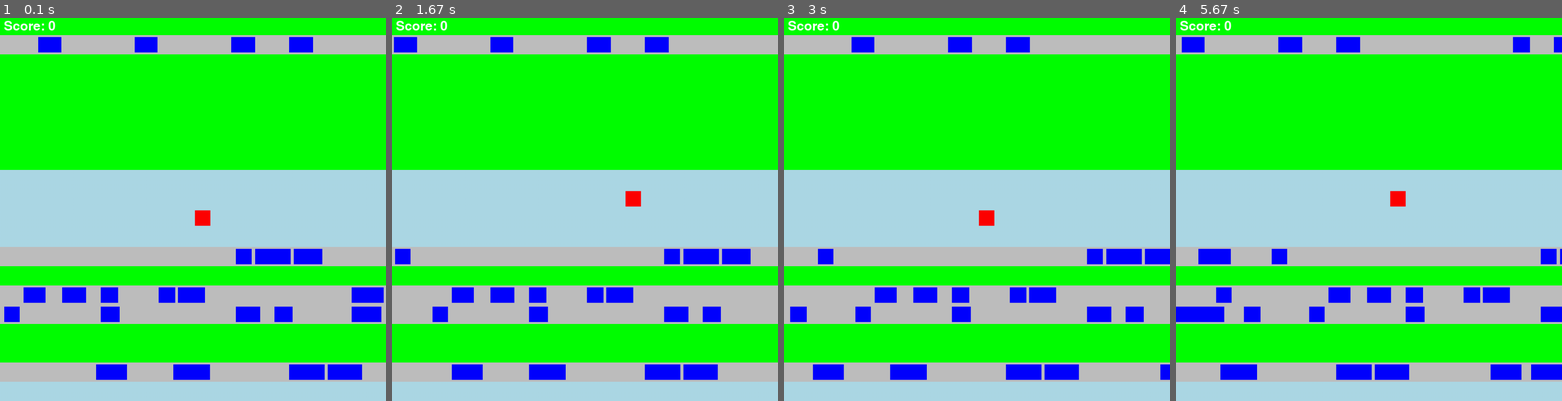
Above: before the commit, frames 1-4 (left to right).
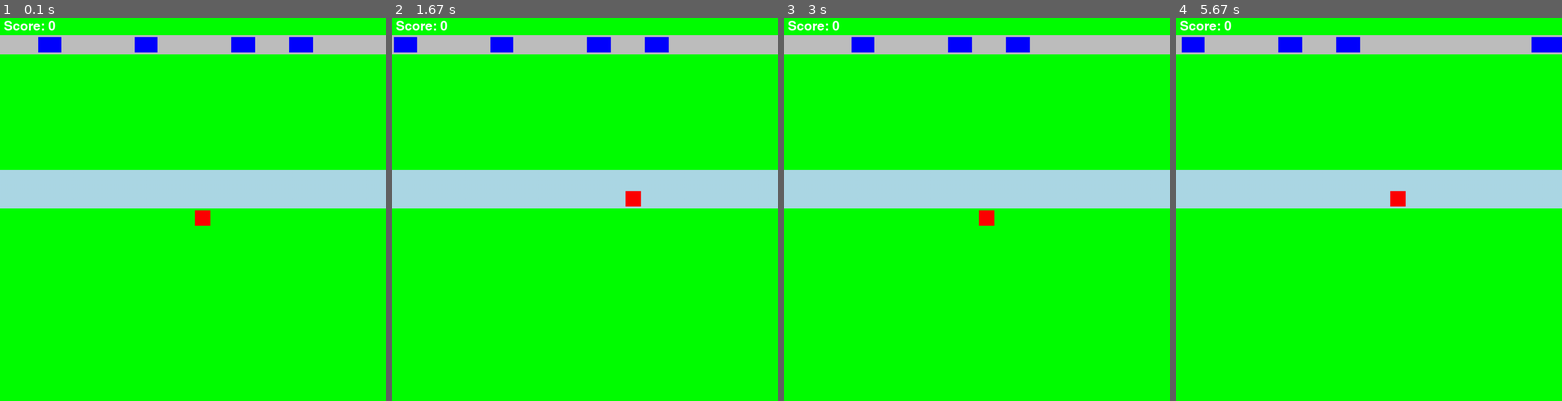
Above: after the commit, the same moments.

Repository: Konsti2709/Crossy-Road-Pygame
Game: pygame game, started from crossyroad.py
Same seed, same stepped clock (60 frames per second), same inputs: the game is played once before the commit and once after it.
Inputs:
- Up to frame 1 (0.1 s): no input
- Up to frame 2 (1.67 s): hold Right 0.33-0.8 s; hold Up 0.88-1.18 s; hold Right from 1.22 s (still down)
- Up to frame 3 (3 s): release Right at 1.68 s; hold Left 1.72-2.25 s; hold Down 2.28-2.58 s; hold Left from 2.62 s (still down)
- Up to frame 4 (5.67 s): release Left at 3.02 s; hold Up 3.05-3.42 s; hold Right 3.45-4.08 s; hold Down 4.12-4.48 s; hold Left 4.52-4.98 s; hold Right 5.02-5.48 s; hold Up from 5.52 s (still down)

The runs differ from the first frame. In frame 1, 35% of the frame differs, in the area x 0-100%, y 49-100%; in frame 2, 35%; in frame 3, 35%; in frame 4, 36%, in the area x 0-100%, y 4-100%.

Commit message:
Spawn gefixt
- alle Zeilen unter dem Spieler beim Spawn sind jetzt Gras

Diff:
--- a/spielfeld.py
+++ b/spielfeld.py
@@ -60,7 +60,10 @@
     for zeile in range(SPIELFELD_HOEHE):
 
         # Farbe und Feld festlegen
-        feld = random.choice(BODEN)
+        if zeile >= 10:
+            feld = gras
+        else:
+            feld = random.choice(BODEN)
         if feld == gras:
             farbe = gras
         elif feld == strasse:
Binary file changed: crossyroad_highscores.db
Not shown, removed: crossyroad_highscores.db-journal
